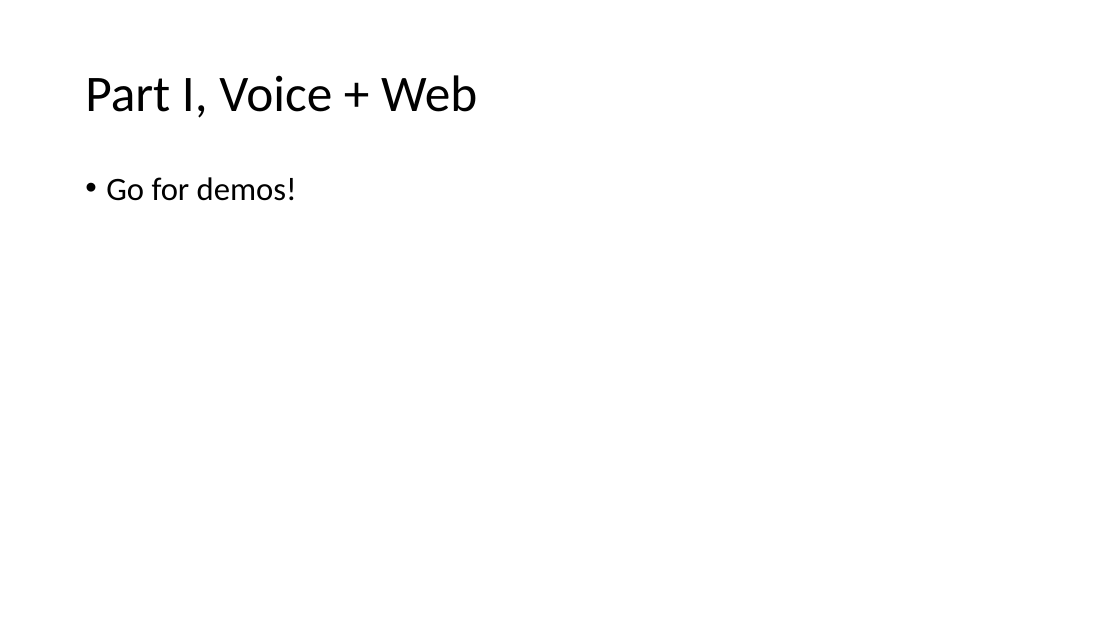
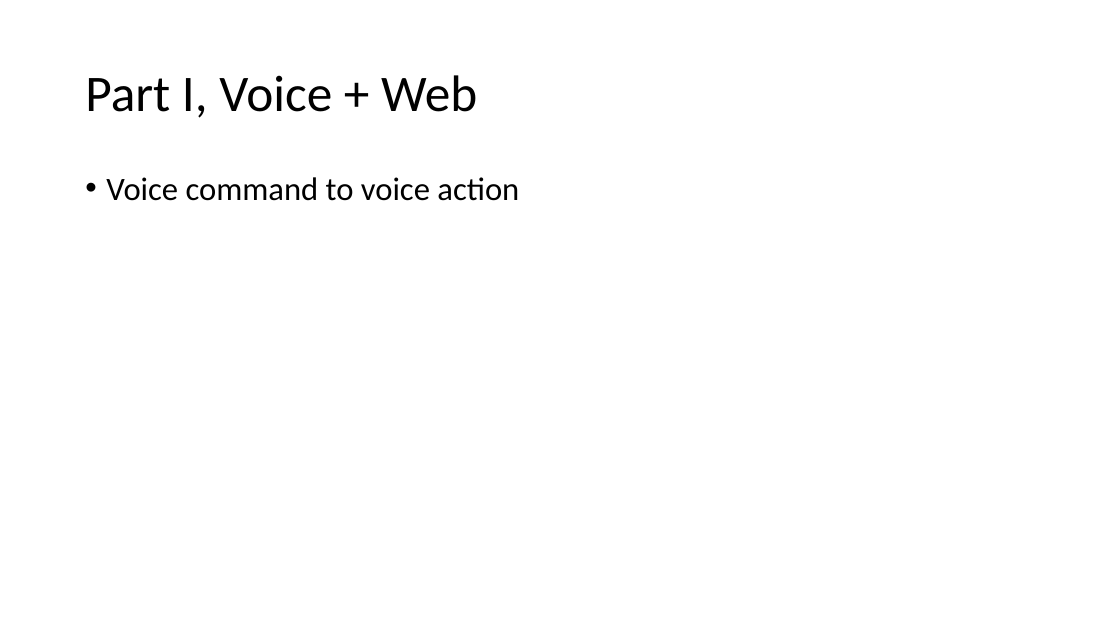
Before and after one commit to shenfe/Siqi, a slide deck: slide 11 of asset/presentation.pptx (slide 7 before the commit). Drawn at 1120x630 pixels with LibreOffice and Linux fonts; fonts in the diff are those of the drawing. Boxes give left, top, right and bottom in pixels: in the first picture for what was removed or moved away, otherwise in the second. Text is boxed around its words. In the diff, an @@ line names an element or a change of style, - is before the commit and + after.

```diff
--- a/asset/presentation.pptx
+++ b/asset/presentation.pptx
@@ text at (x1=106, y1=177, x2=519, y2=201): text changed @@
-• Go for demos!
+• Voice command to voice action
```
Also in this commit, not shown: 3 other slides changed, 5 slides added, 6 other files.
